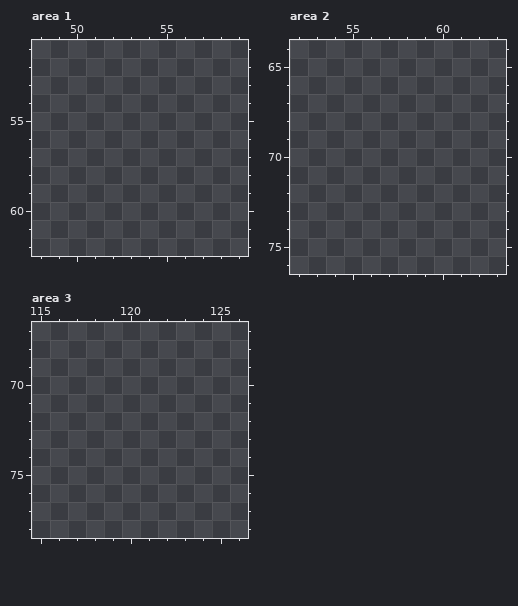
Pixel-art file -- aesprite/sprite-sheet.aseprite. The first picture shows the starting point.
1024x1024 pixels, 1 frame. Colours within 5 levels of each other are drawn and written as one. Shown: area 1: x 48..59, y 51..62; area 2: x 52..63, y 64..76; area 3: x 115..126, y 67..78. The commit also changed other parts of the picture, which this record leaves out.
Now the later version:
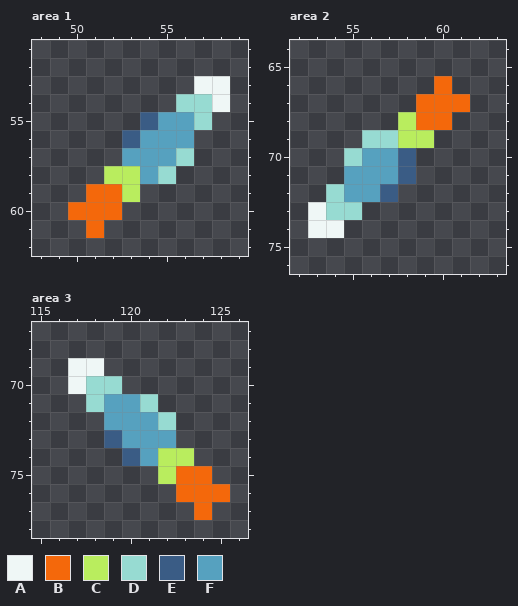
Palette (. is transparent): A #eff7f6  B #f4680b  C #b9ed5e  D #97dbd2  E #3a5c85  F #56a1bf
The exact change:
--- area 1
@@ x 48..59 @@
 52 ............
-53 ............
-54 ............
-55 ............
-56 ............
-57 ............
-58 ............
-59 ............
-60 ............
-61 ............
+53 .........AA.
+54 ........DDA.
+55 ......EFFD..
+56 .....EFFF...
+57 .....FFFD...
+58 ....CCFD....
+59 ...BBC......
+60 ..BBB.......
+61 ...B........
 62 ............
--- area 2
@@ x 52..63 @@
 65 ............
-66 ............
-67 ............
-68 ............
-69 ............
-70 ............
-71 ............
-72 ............
-73 ............
-74 ............
+66 ........B...
+67 .......BBB..
+68 ......CBB...
+69 ....DDCC....
+70 ...DFFE.....
+71 ...FFFE.....
+72 ..DFFE......
+73 .ADD........
+74 .AA.........
 75 ............
--- area 3
@@ x 115..126 @@
 68 ............
-69 ............
-70 ............
-71 ............
-72 ............
-73 ............
-74 ............
-75 ............
-76 ............
-77 ............
+69 ..AA........
+70 ..ADD.......
+71 ...DFFD.....
+72 ....FFFD....
+73 ....EFFF....
+74 .....EFCC...
+75 .......CBB..
+76 ........BBB.
+77 .........B..
 78 ............
Changed places in both pictures, as pixel boxes (x1, y1, x2, y2):
added: (68, 76, 230, 238)
added: (308, 76, 470, 238)
added: (68, 358, 230, 520)
